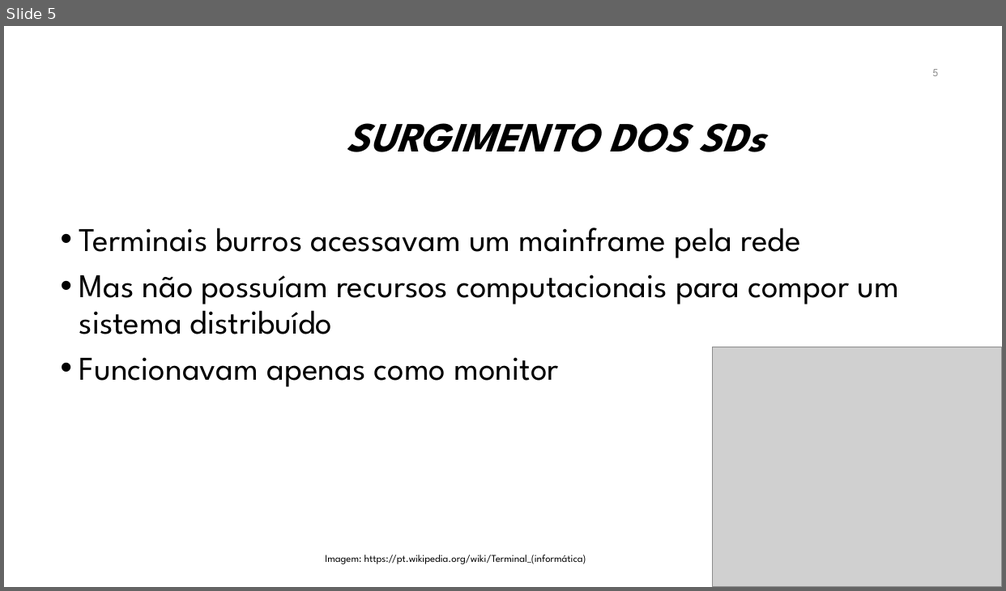
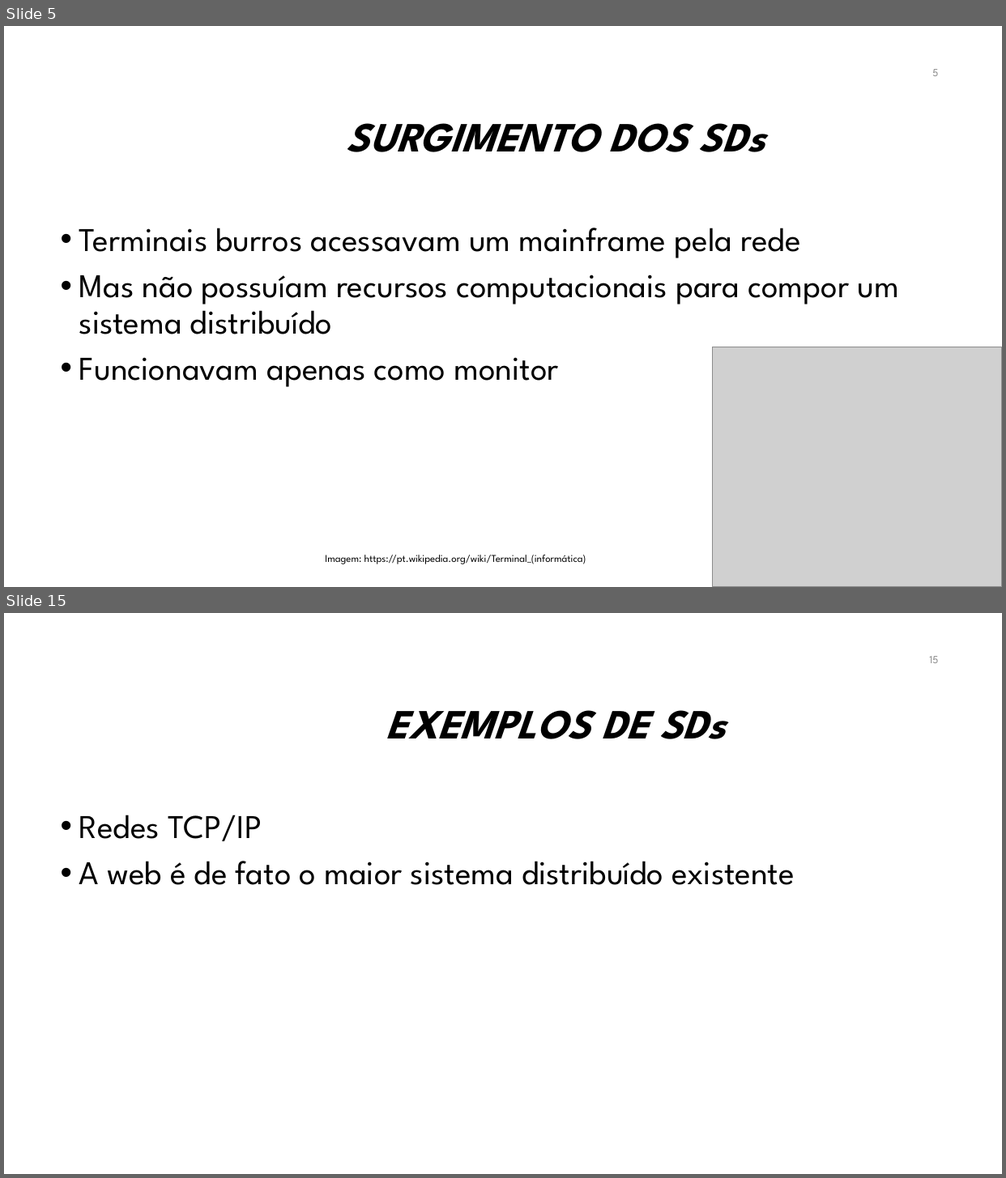
Before and after one commit to manoelcampos/sistemas-distribuidos, a slide deck: introducao-sd.pptx. Shown one above the other, each under a label of ours: slide 5 before the commit, slides 5 and 15 after it; the slides between them are not shown. The pictures are 1006x591 and 1006x1178 pixels, drawn with LibreOffice and Linux fonts; fonts in the diff are those of the drawing; grey boxes stand for pictures; background and template pictures are left out. Boxes give left, top, right and bottom in pixels: in the first picture for what was removed or moved away, otherwise in the second. Text is boxed around its words. In the diff, an @@ line names an element or a change of style, - is before the commit and + after.

```diff
--- a/introducao-sd.pptx
+++ b/introducao-sd.pptx
@@ slide 15 added at box(4, 613, 1002, 1174), background #FFFFFF @@
@@ page number added at box(929, 656, 938, 663), 10.5 pt, text #8C8C8C @@
+15
@@ title added at box(386, 710, 725, 739), 40 pt, text #000000, bold, italic @@
+EXEMPLOS DE SDs
@@ text added at box(79, 815, 795, 885), 32 pt, text #000000 @@
+• Redes TCP/IP
+• A web é de fato o maior sistema distribuído existente
```
Also in this commit, not shown: 2 slides changed, 21 other slides added, 1 slide removed, 3 other files.
